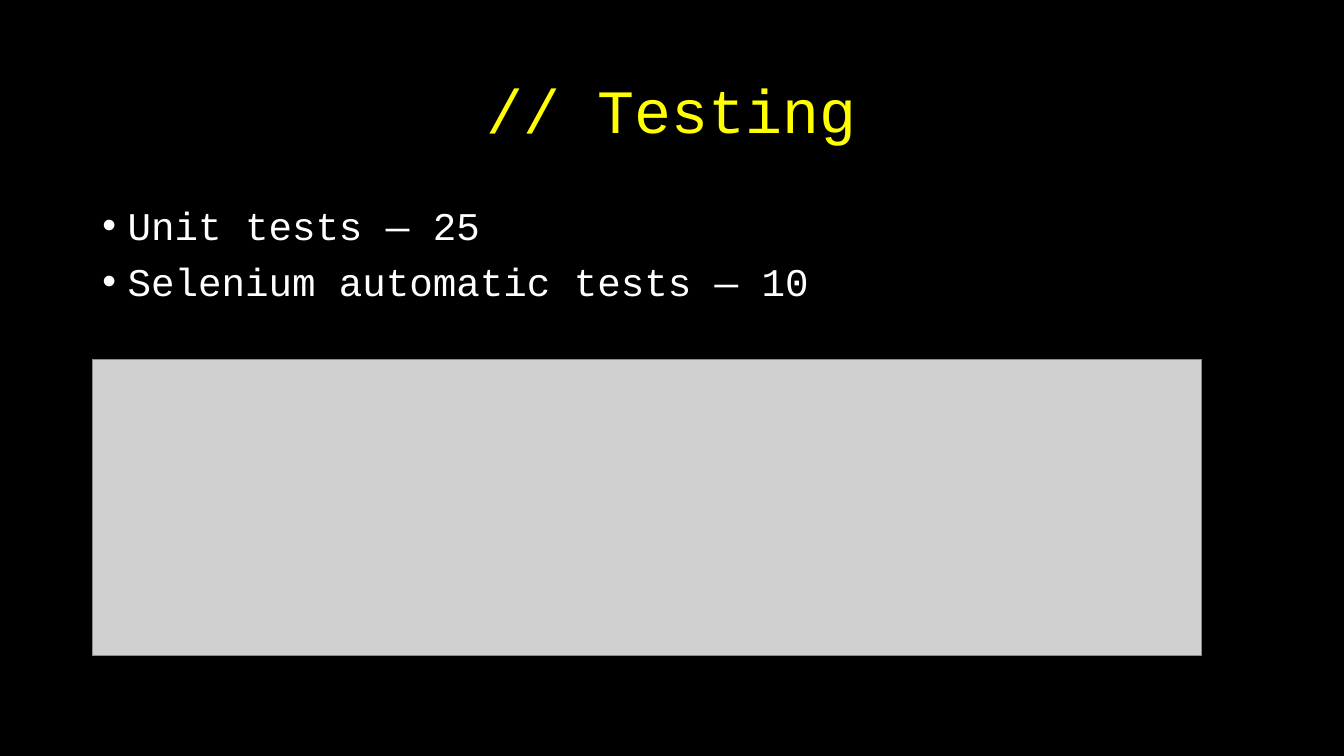
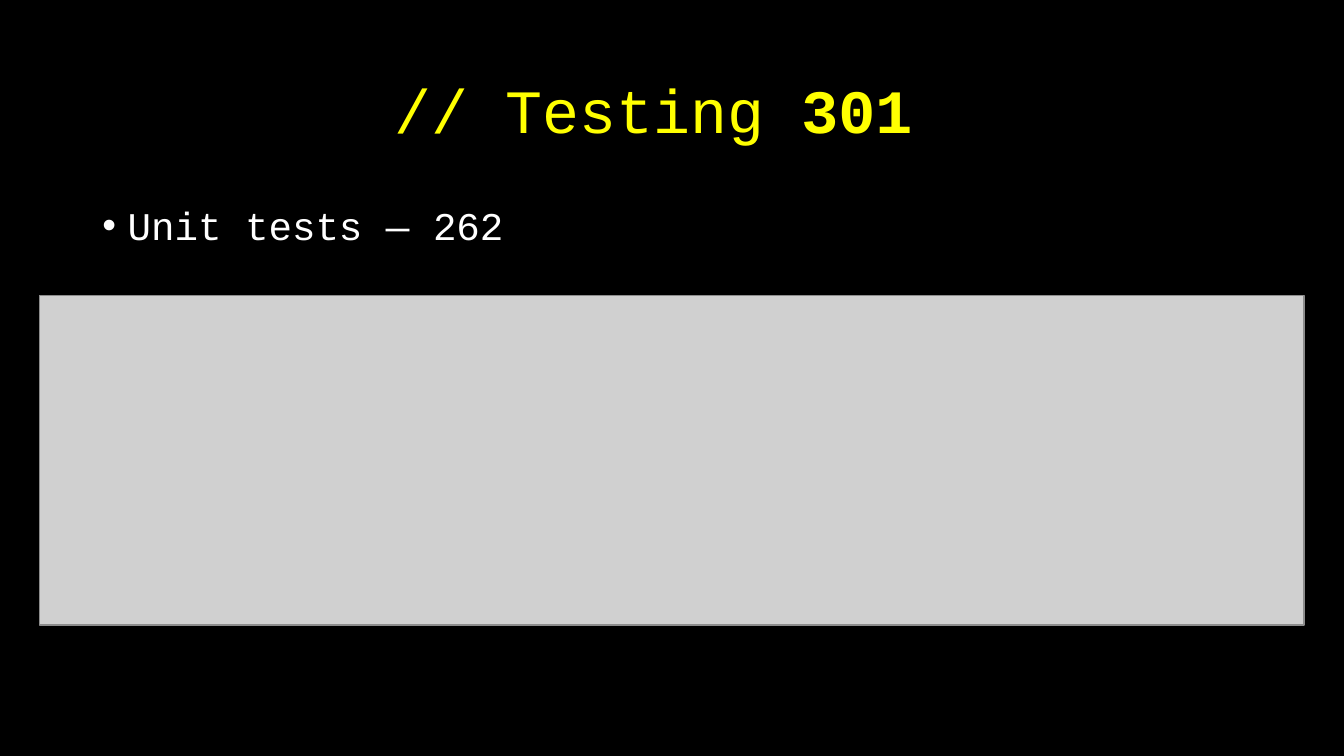
Before and after one commit to AlexanderPrendota/Schweizerische-Bundesbahnen, a slide deck: slide 7 of Project plan/The final All Hands Meeting.pptx (slide 6 before the commit). Drawn at 1344x756 pixels with LibreOffice and Linux fonts; fonts in the diff are those of the drawing; grey boxes stand for pictures. Boxes give left, top, right and bottom in pixels: in the first picture for what was removed or moved away, otherwise in the second. Text is boxed around its words. In the diff, an @@ line names an element or a change of style, - is before the commit and + after.

```diff
--- a/Project plan/The final All Hands Meeting.pptx
+++ b/Project plan/The final All Hands Meeting.pptx
@@ title at box(505, 89, 912, 146): text changed @@
-// Testing
+// Testing 301
@@ text at box(128, 212, 503, 241): text changed @@
-• Unit tests — 25
-• Selenium automatic tests — 10
+• Unit tests — 262
@@ picture: place and size @@
-picture at box(93, 360, 1202, 656)
+picture at box(40, 296, 1305, 626)
```
Also in this commit, not shown: 3 other slides changed, 6 slides added, 4 slides removed, 5 other files.
